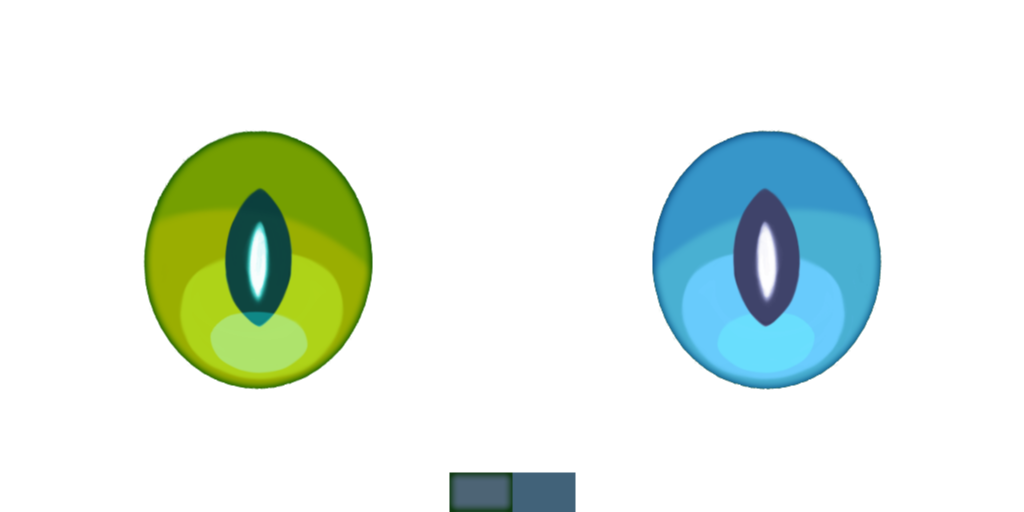
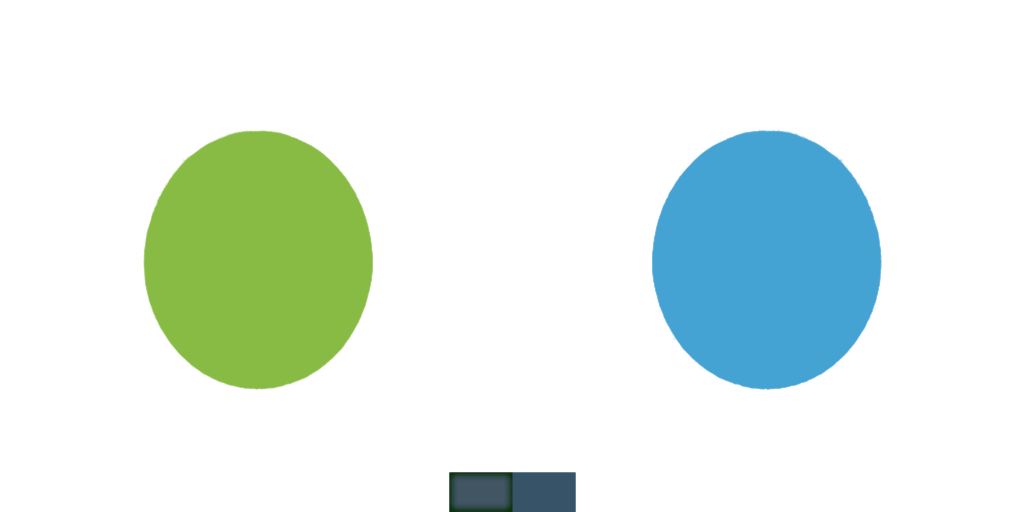
The second 1024 x 512 image is a revision of the first. Changes to its layers:
added group "Blank 3" with 3 layers above "Blank 2" over 143, 129, 882, 512
added layer "Layer 6 copy" in group "Blank 3" over 143, 130, 373, 390
added layer "Layer 7 copy" in group "Blank 3" over 652, 129, 882, 390
added layer "Blank copy 4" in group "Blank 3" over 449, 472, 576, 512
hid "Layer 0" over 143, 129, 882, 512
